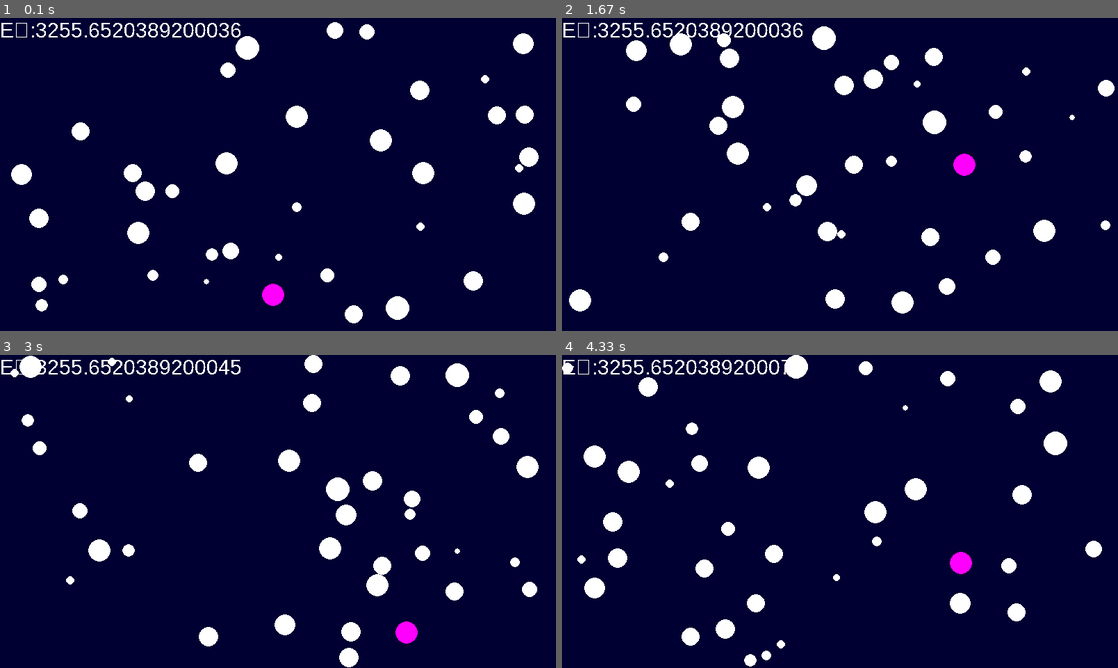
Above: before the commit, frames 1-4 (two rows, left to right).
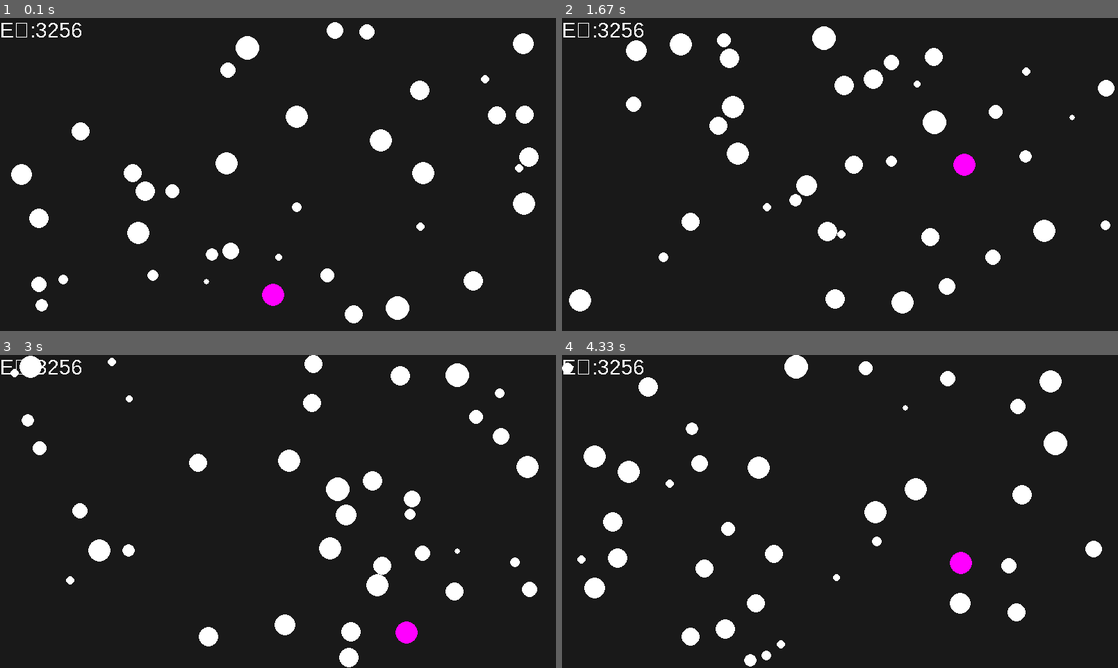
Above: after the commit, the same moments.

Repository: aaron24953/chaos
Game: pygame game, started from particle sim.py
Same seed, same stepped clock (60 frames per second), same inputs: the game is played once before the commit and once after it.
Inputs:
- Up to frame 1 (0.1 s): no input
- Up to frame 2 (1.67 s): no input
- Up to frame 3 (3 s): no input
- Up to frame 4 (4.33 s): no input

The runs differ from the first frame. In frame 1, 95% of the frame differs, in the area x 0-100%, y 0-100%; in frame 2, 95%; in frame 3, 95%; in frame 4, 95%.

Commit message:
heating and cooling added

Diff:
--- a/particle sim.py
+++ b/particle sim.py
@@ -5,7 +5,7 @@
 pygame.font.init()
 
 class particle:
-  def __init__(self,x=0,y=0,xv=0,yv=0,mass=225,colour=(255,255,255),TBC=0,hasG=False):
+  def __init__(self,x=0,y=0,xv=0,yv=0,mass=225,colour=(255,255,255),TBC=0,hasG=False,state=-1):
     self.vel=[xv,yv]
     self.pos=[x,y]
     self.mass=mass
@@ -14,15 +14,24 @@
     self.collided=0
     self.colour=colour
     self.TBC=TBC
-
-  def update(self,w,h,g=0.02):
-    self.vel[1]+=g
+    self.state=state
+
+  def update(self,w,h,UPS):
+    g=0.5/UPS
+    if self.hasG:
+      self.vel[1]+=g
     if not 0+2*math.sqrt(self.mass)<=self.pos[0]+math.sqrt(self.mass)<=w:
       self.vel[0]=-self.vel[0]
     if not 0+2*math.sqrt(self.mass)<=self.pos[1]+math.sqrt(self.mass)<=h:
       self.vel[1]=-self.vel[1]
     self.pos[0]+=self.vel[0]
     self.pos[1]+=self.vel[1]
+    if self.state==0:
+      self.vel[0]*=(1-0.01/UPS)
+      self.vel[1]*=(1-0.01/UPS)
+    if self.state==1:
+      self.vel[0]*=(1+0.015/UPS)
+      self.vel[1]*=(1+0.015/UPS)
 
   def launch(self,ang,vel,pos):
     self.pos[0]=pos[0]
@@ -138,7 +147,7 @@
   cDelay=-1
   UPS=FPS*UPF
   PI=math.pi
-  bgCol=(0,0,50)
+  bgCol=(25,25,25)
   w=800
   h=450
   screen = pygame.display.set_mode((w, h))
@@ -169,15 +178,20 @@
             if a.collided+cDelay<uNum and b.collided+cDelay<uNum:
               if dist<a.size+b.size:
                 collide(a,b,uNum)
-        if a.hasG:
-          a.update(w,h,g=0.5/UPS)
+        a.update(w,h,UPS)
+    if uNum%(10*UPS)==0:
+      for part in particles:
+        part.state=(part.state+1)%2
+        if part.state:
+          part.colour=(255,200,200)
+          bgCol=(50,25,25)
         else:
-          a.update(w,h,g=0)
-    if uNum%(10*UPS)==0:
+          part.colour=(200,200,255)
+          bgCol=(25,25,50)
       removeBad(particles,w,h)
     for part in particles:
       pygame.draw.circle(screen,part.colour,(int(part.pos[0]),int(part.pos[1])),int(math.sqrt(part.mass)))
-    screen.blit(font.render("E\u2096:"+str(getEk(particles)),False,(255,255,255)),(0,0))
+    screen.blit(font.render("E\u2096:"+str(round(getEk(particles))),False,(255,255,255)),(0,0))
     pygame.display.flip()
     clock = pygame.time.Clock()
     clock.tick(FPS)
